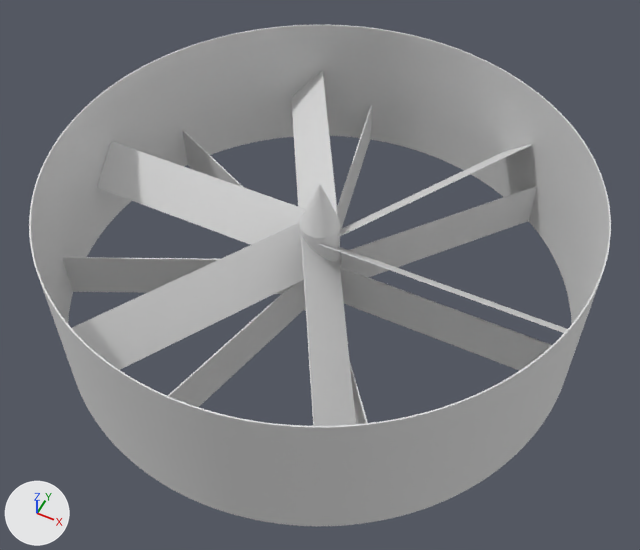
The glTF model model/TurbineAssembly/out.gltf as it was, and as the next commit left it.
Camera for both pictures: a 50 mm lens placed at (0.104, -0.208, 0.2716), pointed at (0.0034, -0.0067, 0.0199). The lights are fixed; the arrows at lower left show +X, +Y and +Z. Where no turn or scale is listed for an object, it has been applied to the vertices.

Before the edit, the objects in view are built like this:
```python
me_out_cowl = bpy.data.meshes.new('out.cowl')
me_out_cowl.from_pydata(...)  # 3332 vertices, 6674 faces; spans x -0.1..0.1, y -0.1..0.1, z 0.0..0.06
me_out_cowl.materials.append(mat_material_5)  # light grey #e1e1e1
me_out_spinner = bpy.data.meshes.new('out.spinner')
me_out_spinner.from_pydata(...)  # 2583 vertices, 5162 faces; spans x -0.0075..0.0075, y -0.0075..0.0075, z 0.0..0.02
me_out_spinner.materials.append(mat_material_0)  # light grey #e1e1e1
me_out_turbine = bpy.data.meshes.new('out.turbine')
me_out_turbine.from_pydata(...)  # 934 vertices, 1864 faces; spans x -0.099..0.099, y -0.089..0.089, z 0.0..0.02
me_out_turbine.materials.append(mat_material_1)  # light grey #e1e1e1
ob_out_cowl = bpy.data.objects.new('out.cowl', me_out_cowl)
ob_out_cowl.location = (0.0, 0.0, 0.0)
ob_out_spinner = bpy.data.objects.new('out.spinner', me_out_spinner)
ob_out_spinner.location = (0.0, 0.0, 0.04)
ob_out_turbine = bpy.data.objects.new('out.turbine', me_out_turbine)
ob_out_turbine.location = (0.0, 0.0, 0.02)
```
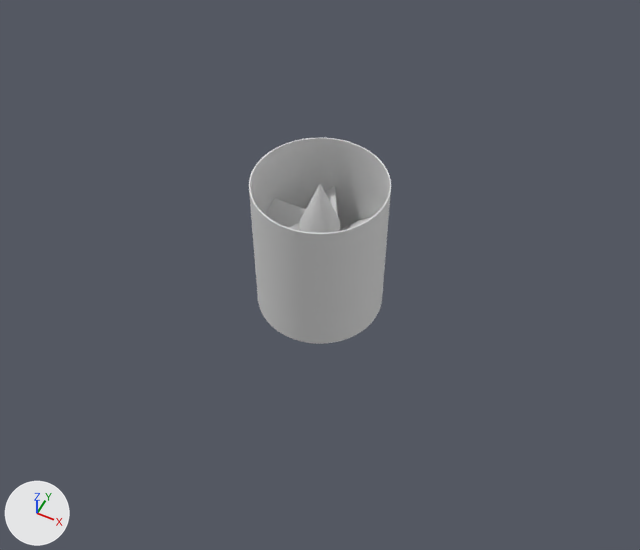
Commit message: fix turbine

The change, as a diff of the scene's bpy script:
```diff
--- a/model/TurbineAssembly/out.gltf.py
+++ b/model/TurbineAssembly/out.gltf.py
@@ me_out_turbine @@
 # used by ob_out_turbine; location = (0.0, 0.0, 0.02)
-me_out_turbine.from_pydata(...)  # 934 vertices, 1864 faces; spans x -0.099..0.099, y -0.089..0.089, z 0.0..0.02
+me_out_turbine.from_pydata(...)  # 1030 vertices, 2056 faces; spans x -0.024..0.024, y -0.023..0.023, z 0.0..0.02
+# me_out_turbine part 1: 108 vertices removed from x -0.099..0.099, y -0.089..0.089, z 0.003..0.017; 204 vertices added at x -0.024..0.024, y -0.023..0.023, z 0.003..0.017
 me_out_turbine.materials.append(mat_material_1)
@@ me_out_cowl @@
 # used by ob_out_cowl; location = (0.0, 0.0, 0.0)
-me_out_cowl.from_pydata(...)  # 3332 vertices, 6674 faces; spans x -0.1..0.1, y -0.1..0.1, z 0.0..0.06
+me_out_cowl.from_pydata(...)  # 2058 vertices, 4140 faces; spans x -0.025..0.025, y -0.025..0.025, z 0.0..0.06
+# me_out_cowl part 2: 2608 vertices removed from x -0.1..0.1, y -0.1..0.1, z 0.0..0.06
+# me_out_cowl part 3: 5 vertices moved within x -0.008..0.008, y -0.008..0.001, z 0.0; 1334 vertices added at x -0.025..0.025, y -0.025..0.025, z 0.0..0.06
 me_out_cowl.materials.append(mat_material_5)
```

What differs and where, as boxes (x1, y1, x2, y2) in the pictures (640 x 550 px):
'out.cowl', reshaped (75% narrower, 59% shorter)
    before: (29, 25, 611, 526)
    after: (249, 137, 391, 344)
'out.turbine', reshaped
    before: (72, 71, 567, 426)
    after: (266, 186, 370, 231)
part 2 of me_out_cowl, deleted
    before: (29, 25, 611, 526)
part 3 of me_out_cowl, built on
    after: (249, 137, 391, 344)
